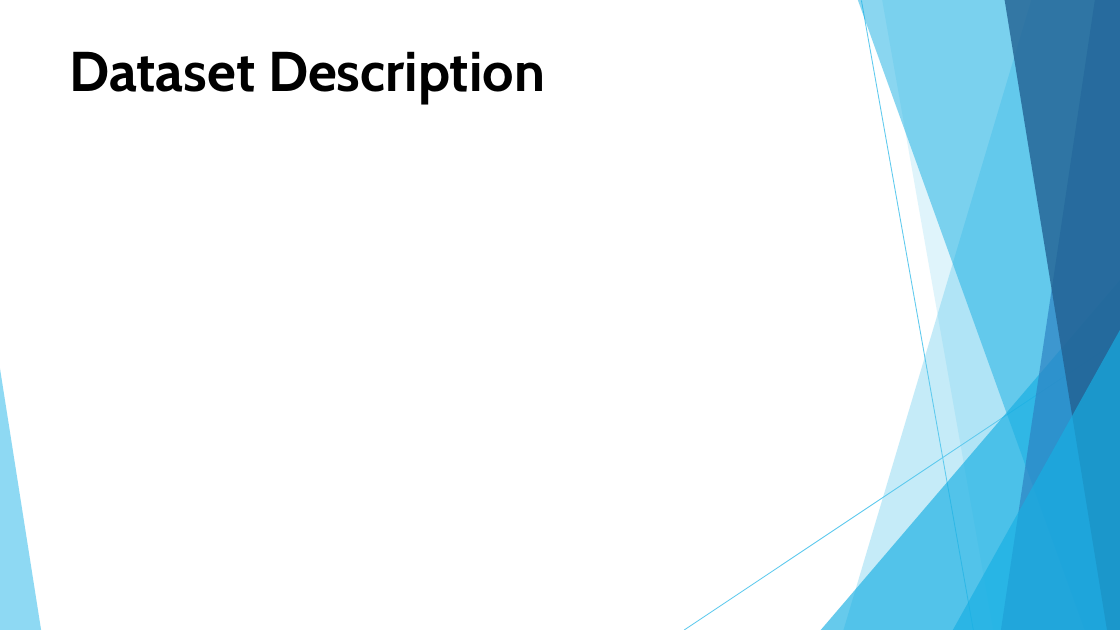
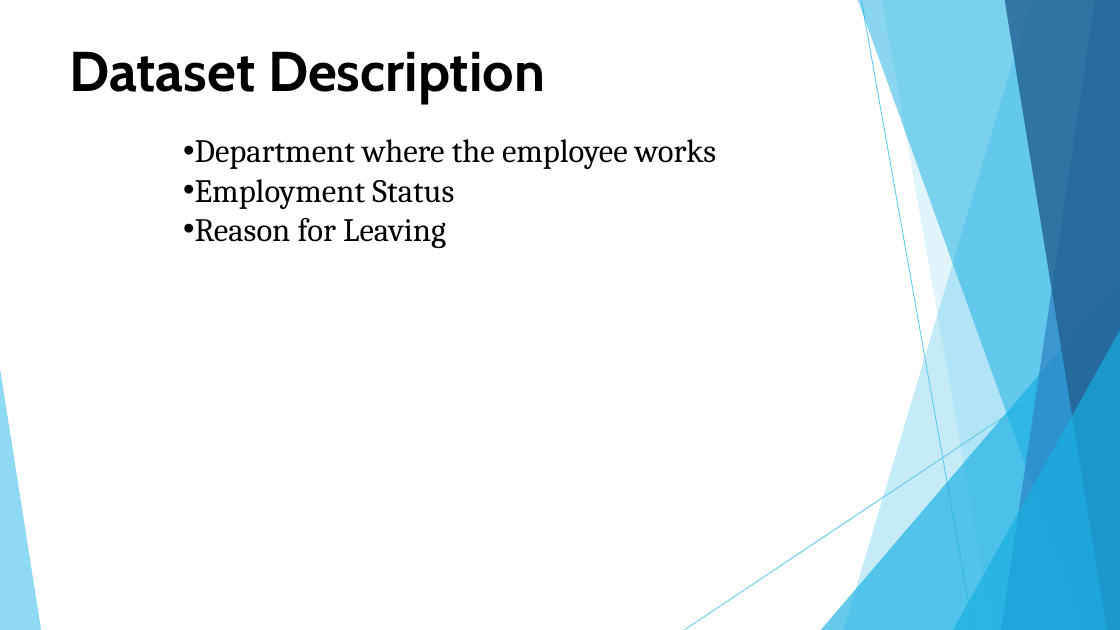
Before and after one commit to Logeshwari312217202/TNDSC-DA, a slide deck: slide 8 of Employee_Data_Analysis_2.pptx. Drawn at 1120x630 pixels with LibreOffice and Linux fonts; fonts in the diff are those of the drawing. Boxes give left, top, right and bottom in pixels: in the first picture for what was removed or moved away, otherwise in the second. Text is boxed around its words. In the diff, an @@ line names an element or a change of style, - is before the commit and + after.

```diff
--- a/Employee_Data_Analysis_2.pptx
+++ b/Employee_Data_Analysis_2.pptx
@@ text added at [195, 139, 716, 248], 28 pt, text #000000 @@
+• Department where the employee works
+• Employment Status
+• Reason for Leaving
```
Also in this commit, not shown: 3 other slides changed, 2 slides added, 1 slide removed.
